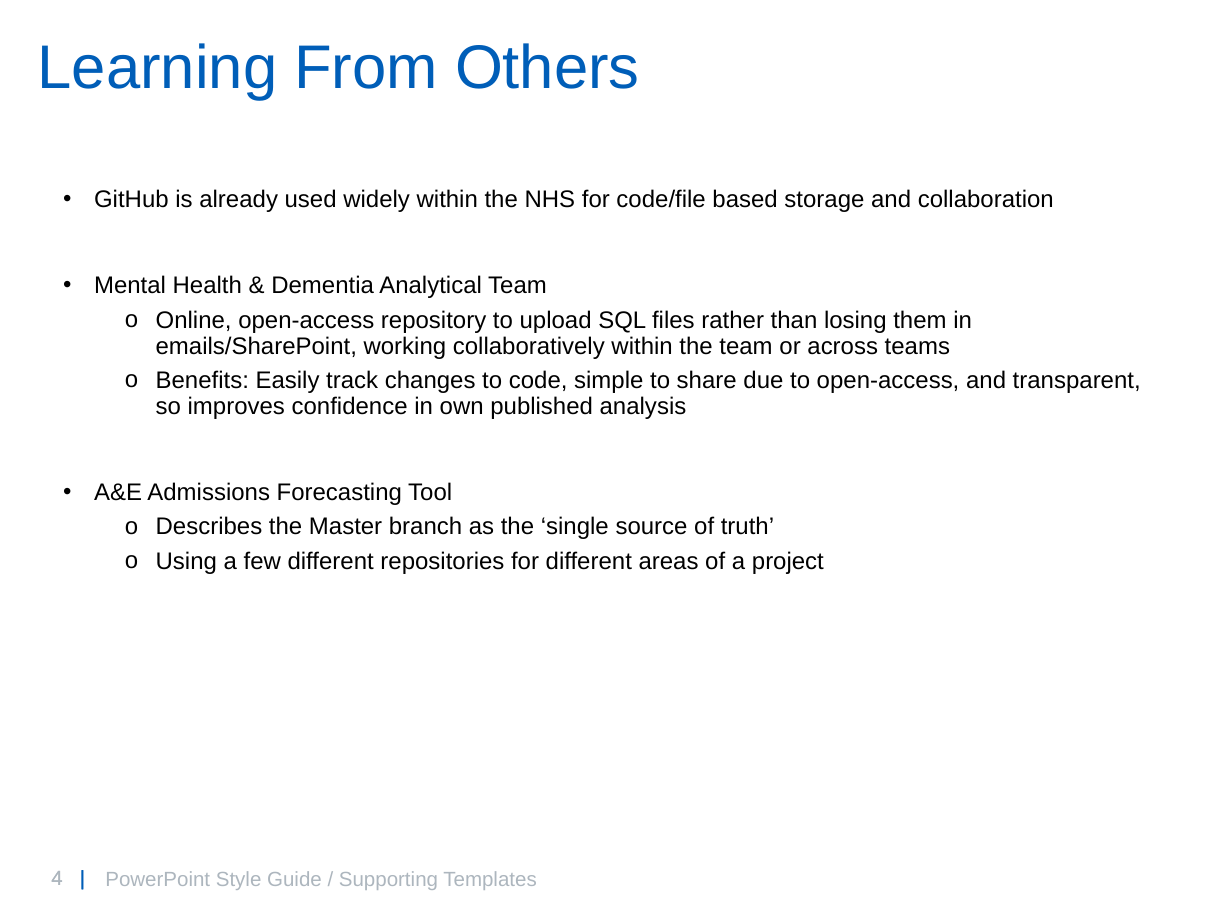
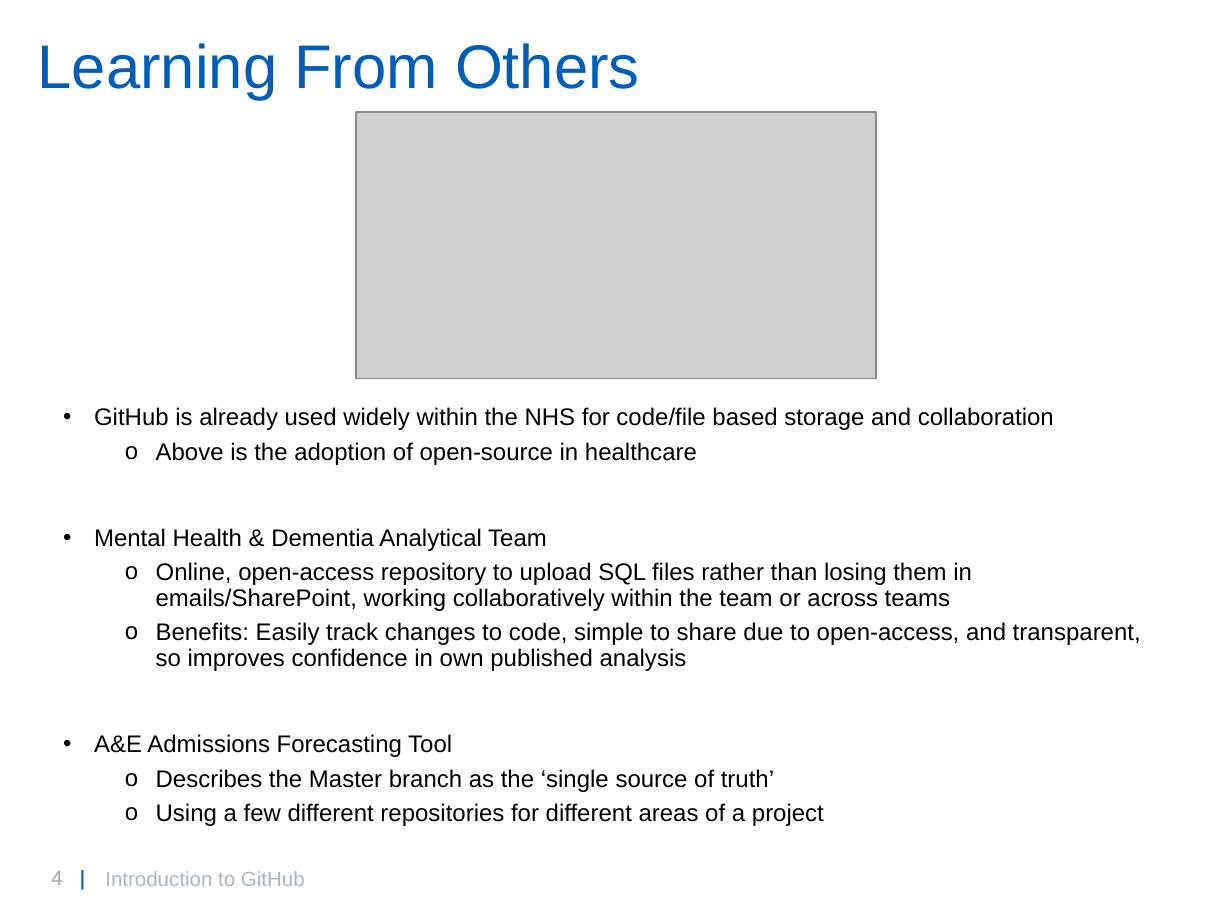
Before and after one commit to willbrooks2/Git_Introduction, a slide deck: slide 4 of GitIntro.pptx. Drawn at 1232x924 pixels with LibreOffice and Linux fonts; fonts in the diff are those of the drawing; grey boxes stand for pictures; background and template pictures are left out. Boxes give left, top, right and bottom in pixels: in the first picture for what was removed or moved away, otherwise in the second. Text is boxed around its words. In the diff, an @@ line names an element or a change of style, - is before the commit and + after.

Commit message:
tweaks

```diff
--- a/GitIntro.pptx
+++ b/GitIntro.pptx
@@ picture added at (356,112,876,378) @@
@@ text at (156,442,697,465): paragraph added @@
+  o Above is the adoption of open-source in healthcare
@@ text at (105,871,305,886): text changed @@
-PowerPoint Style Guide / Supporting Templates
+Introduction to GitHub
```
Also in this commit, not shown: 11 other slides changed.
